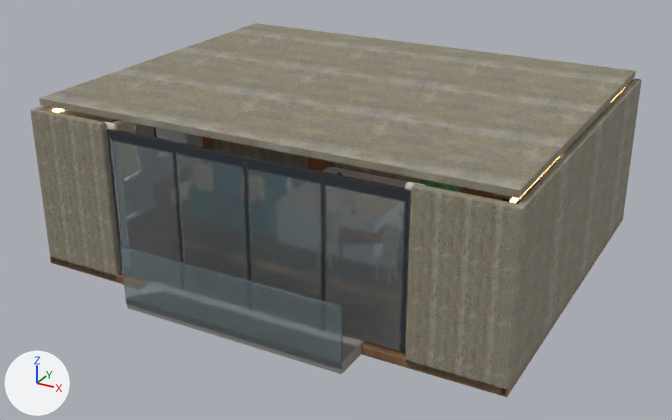
The Blender file 2br_sales_ready.blend, before and after one commit.
Both versions are drawn from a 50 mm camera at (7.49, -14.19, 7.67) aimed at (-0.06, -0.46, 0.8). Arrows for +X, +Y and +Z are at lower left; the lights stay in place. The first picture is the older version.

The first picture shows '2BR_BackWall', '2BR_BalconyFloor', '2BR_BalconyRail', '2BR_Floor', '2BR_FrontLeft', '2BR_FrontRight', '2BR_HallDivider', '2BR_LeftWall', '2BR_RightWall', '2BR_SecondDivider', '2BR_WindowHeader', 'Finish_Ceiling', 'Finish_KitchenSoffit', 'Finish_MasterFront_Left', 'Finish_SecondFront_Right', 'Finish_WindowPane_0', 'Finish_WindowPane_1', 'Finish_WindowPane_2', 'Finish_WindowPane_3' and 20 more.
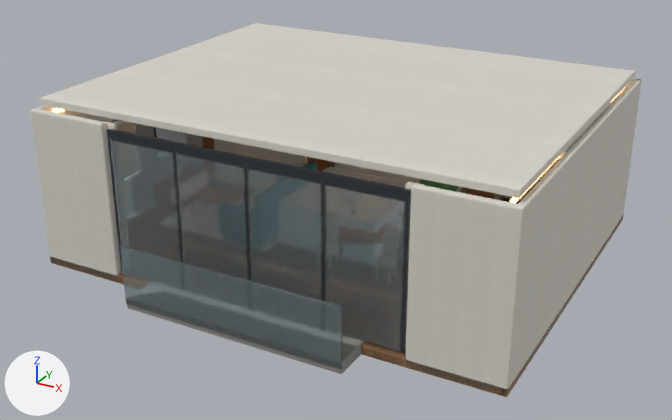
Pixel boxes [x1, y1, x2, y2] of what changed, in the pictures (672 x 420 px):
'Finish_Ceiling', recoloured (grey to white): [39, 23, 636, 198] in both
'2BR_FrontRight', recoloured (lighter): [405, 184, 518, 391] in both
'2BR_RightWall', recoloured (lighter): [500, 79, 641, 393] in both
'2BR_FrontLeft', recoloured (lighter): [34, 109, 121, 281] in both
'Finish_MasterFront_Left', recoloured (lighter): [214, 139, 307, 166] in both
'2BR_LeftWall', recoloured: [30, 105, 115, 261] in both
'2BR_HallDivider', recoloured: [337, 163, 458, 192] in both
'2BR_BackWall', recoloured: [610, 78, 641, 219] in both
'Finish_KitchenSoffit', recoloured: [557, 103, 610, 160] in both
'Finish_SecondFront_Right', recoloured: [494, 112, 605, 200] in both
'Pro_Sofa_Back', added (mostly hidden): after [302, 161, 317, 170]

What changed in the scene script:
```text
Change mat_pbr_interior_plaster:
    add n8 = _N.new('ShaderNodeMixRGB'); n8.name = 'Residential White Mix'
    add n8.inputs[0].default_value = 0.78  # 'Factor'
    add n8.inputs[2].default_value = (0.82, 0.79, 0.72, 1.0)  # 'Color2', white #eae6dd
    where n4 = _N.new('ShaderNodeTexImage'); n4.name = 'Image Texture'
    where n1 = _N.new('ShaderNodeBsdfPrincipled'); n1.name = 'Principled BSDF'
    remove _L.new(n4.outputs[0], n1.inputs[0])  # 'Color' to 'Base Color'
    add _L.new(n4.outputs[0], n8.inputs[1])  # 'Color' to 'Color1'
    add _L.new(n8.outputs[0], n1.inputs[0])  # 'Color' to 'Base Color'
Add me_cube_351:
    me_cube_351.from_pydata(...)  # a box spanning x -0.09..0.09, y -1.02..1.02, z -0.48..0.48
    me_cube_351.materials.append(mat_sales_sofa)
Add ob_pro_sofa_back:
    ob_pro_sofa_back = bpy.data.objects.new('Pro_Sofa_Back', me_cube_351)
    ob_pro_sofa_back.location = (-1.05, -0.55, 0.82)
    _m = ob_pro_sofa_back.modifiers.new('Upholstery edge', 'BEVEL')
    _m.segments = 6
```
